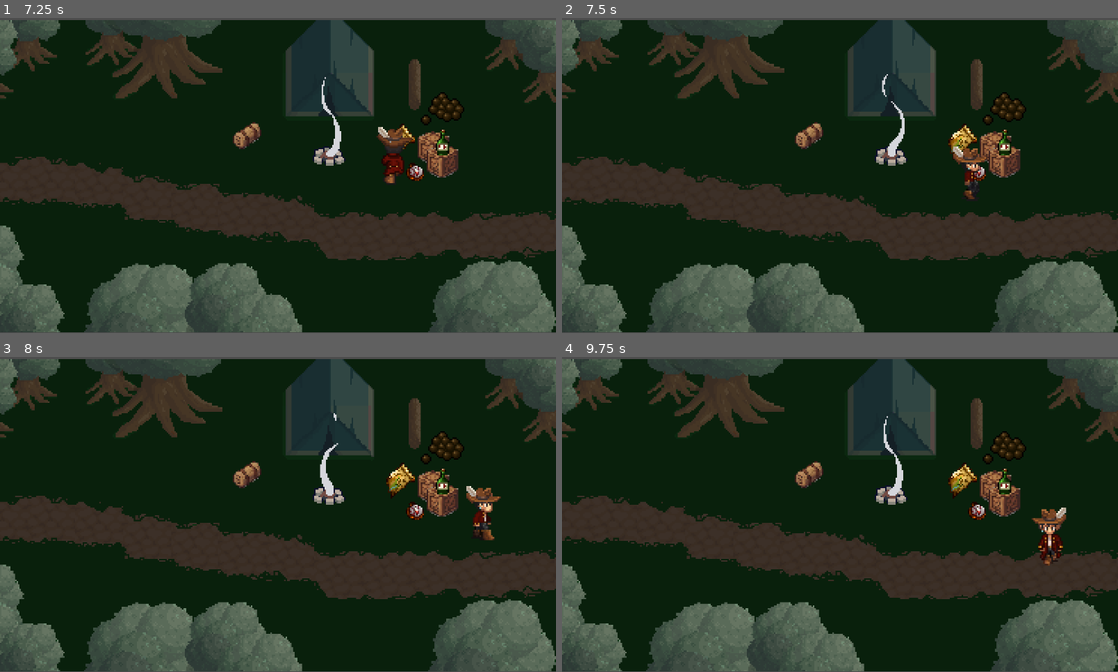
Above: before the commit, frames 1-4 (two rows, left to right).
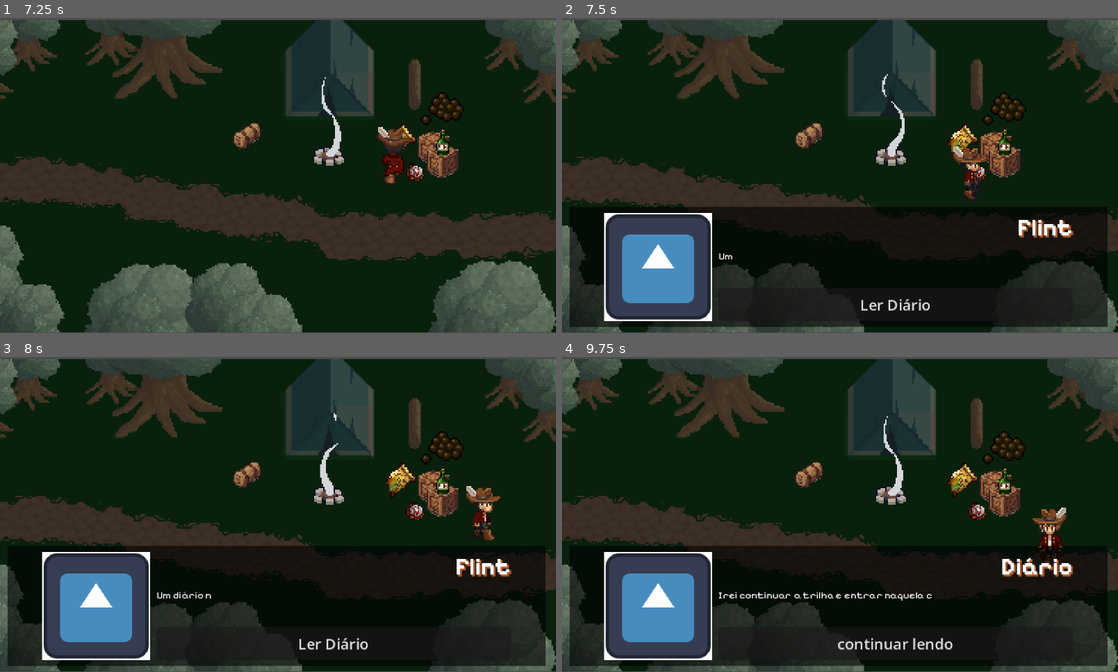
Above: after the commit, the same moments.

Repository: luuhkkj/Eyesland
Game: Godot game, scene res://Historia/Ato I/acampamento.tscn
The game is run twice, just before and just after one commit, with the same random seed, the same clock (stepped at 60 frames per second) and the same inputs. This scene is started directly instead of the project's main scene. The engine's default icon, where the game draws it, is replaced by a stand-in: a white triangle on a blue panel in a dark square.
Inputs (mouse positions are in pixels of both pictures, inside the frame that each line leads up to):
- Up to frame 1 (7.25 s): tap Enter (ui_accept) at 0.5, 0.77, 1.52, 3.02, 3.77, 4.52, 6.02, 6.77 s; hold D (right) 0.53-1.28 s; hold F (interagir) 0.53-1.28 s; hold S (down) 1.28-2.03 s; tap F (interagir) every 1.5 s from 1.35 to 5.85 s; hold D (right) 2.03-2.78 s; hold F (interagir) 2.03-2.78 s; hold W (up) 2.78-3.53 s; hold F (interagir) 3.53-4.28 s; hold A (left) 3.53-5.03 s; hold S (down) 5.03-5.78 s; hold F (interagir) 5.03-5.78 s; hold D (right) 5.78-6.53 s; hold W (up) from 6.53 s (still down); hold F (interagir) from 6.53 s (still down)
- Up to frame 2 (7.5 s): release W (up) at 7.28 s; release F (interagir) at 7.28 s; hold D (right) from 7.28 s (still down); tap F (interagir) at 7.35 s
- Up to frame 3 (8 s): keep holding D (right); tap Enter (ui_accept) at 7.52 s
- Up to frame 4 (9.75 s): release D (right) at 8 s; click (895, 643) at 8 s, where only the run after the commit has a clickable "Ler Diário"; click (895, 643) at 8.75 s, where only the run after the commit has a clickable "continuar lendo"; hold S (down) from 9.53 s (still down); hold F (interagir) from 9.53 s (still down)

Frame 1 is identical in both runs. In frame 2, 24% of the frame differs, in the area x 1-99%, y 59-99%; in frame 3, 24%; in frame 4, 24%.

Commit message:
dialogo no acampamento

Diff:
--- /dev/null
+++ b/Geral/colisoes/diario.gd
@@ -0,0 +1,68 @@
+extends Node2D # Pode ser CharacterBody2D dependendo de como você criou o Balconista
+
+var jogador_na_area = false
+# Escuta os comandos do teclado o tempo todo
+func _unhandled_input(event):
+	# Se o jogador estiver na área E apertar a tecla configurada como "interagir" (F)
+	if jogador_na_area and event.is_action_pressed("interagir"):
+		iniciar_conversa()
+
+func _on_interactive_body_entered(body: Node2D) -> void:
+	# Verifica se quem entrou foi o jogador (ajuste "Player" se o seu nó tiver outro nome)
+	if body.name == "Player":
+		jogador_na_area = true
+
+
+func _on_interactive_body_exited(body: Node2D) -> void:
+	if body.name == "Player":
+		jogador_na_area = false
+
+func iniciar_conversa():
+	# 1. Primeiro criamos a variável com os textos e escolhas
+	var falas_teste = {
+		0: {
+			"title": "Flint",
+			"dialog": "Um diário no meio dessa floresta?",
+			"faceset": "res://icon.svg",
+			"choices": [
+				{"text": "Ler Diário", "next_id": 1},
+
+			]
+		},
+		1: {
+			"title": "Diario",
+			"dialog": "Já faz dias que meu barco quebrou nessa ilha, não aguento mais esperar ajuda",
+			"faceset": "res://icon.svg",
+			"choices": [
+				{"text": "continuar lendo", "next_id": 2},
+
+				]
+
+		},
+		2: {
+			"title": "Diário",
+			"dialog": "Irei continuar a trilha e entrar naquela caverna",
+			"faceset": "res://icon.svg",
+			"choices": [
+				{"text": "continuar lendo", "next_id": 3},
+			]
+
+		},
+		3: {
+			"title": "Diário",
+			"dialog": "Tem que ter alguma saída desse inferno
+
+
+			clique em espaço para sair",
+			"faceset": "res://icon.svg",
+
+			"end": true
+		}
+
+	}
+
+	# 2. Depois enviamos a variável para a interface e mandamos abrir
+	DialogScreen.data = falas_teste
+	DialogScreen._id = 0
+	DialogScreen.show()
+	DialogScreen._initialize_dialog()
--- /dev/null
+++ b/Geral/color_rect.gd
@@ -0,0 +1,11 @@
+extends ColorRect
+
+
+# Called when the node enters the scene tree for the first time.
+func _ready() -> void:
+	pass # Replace with function body.
+
+
+# Called every frame. 'delta' is the elapsed time since the previous frame.
+func _process(delta: float) -> void:
+	pass
--- a/Historia/Ato I/Cenariopraia.tscn
+++ b/Historia/Ato I/Cenariopraia.tscn
@@ -76,7 +76,7 @@
 autoplay = &"Ondas"
 
 [node name="Player" parent="." unique_id=1088497943 instance=ExtResource("2_skl61")]
-position = Vector2(150, 116)
+position = Vector2(155, 117)
 
 [node name="Camera2D" type="Camera2D" parent="Player" unique_id=61989052]
 zoom = Vector2(1.1, 1.1)
@@ -86,5 +86,6 @@
 limit_bottom = 213
 
 [node name="MenudePausa" parent="." unique_id=1465818022 instance=ExtResource("5_ew0iv")]
+visible = false
 
 [editable path="Doors/Door_"]
--- a/Historia/Ato I/acampamento.tscn
+++ b/Historia/Ato I/acampamento.tscn
@@ -5,6 +5,8 @@
 [ext_resource type="PackedScene" uid="uid://cdcq8qjuagt7x" path="res://Geral/Elementos/Porta.tscn" id="3_xo376"]
 [ext_resource type="Texture2D" uid="uid://bqq375y75em3v" path="res://Cenarios/pedaço da fogueira.png" id="4_q6kpn"]
 [ext_resource type="PackedScene" uid="uid://c73f5h8e5u6po" path="res://Geral/ScriptGeral/menude_pause.tscn" id="5_q6kpn"]
+[ext_resource type="Script" uid="uid://cb473wo0ye2g1" path="res://Geral/colisoes/diario.gd" id="6_euavb"]
+[ext_resource type="Script" uid="uid://bows0kdtt63lh" path="res://Geral/color_rect.gd" id="7_xjrgw"]
 
 [sub_resource type="TileSetAtlasSource" id="TileSetAtlasSource_3kv7c"]
 texture = ExtResource("1_mv2hs")
@@ -2102,6 +2104,63 @@
 &"RESET": SubResource("Animation_q6kpn")
 }
 
+[sub_resource type="RectangleShape2D" id="RectangleShape2D_xjrgw"]
+size = Vector2(44, 44)
+
+[sub_resource type="Animation" id="Animation_4od8a"]
+length = 0.001
+tracks/0/type = "value"
+tracks/0/imported = false
+tracks/0/enabled = true
+tracks/0/path = NodePath(".:modulate")
+tracks/0/interp = 1
+tracks/0/loop_wrap = true
+tracks/0/keys = {
+"times": PackedFloat32Array(0),
+"transitions": PackedFloat32Array(1),
+"update": 0,
+"values": [Color(1, 1, 1, 0)]
+}
+
+[sub_resource type="Animation" id="Animation_nhy10"]
+resource_name = "notshine"
+length = 0.5
+tracks/0/type = "value"
+tracks/0/imported = false
+tracks/0/enabled = true
+tracks/0/path = NodePath(".:modulate")
+tracks/0/interp = 1
+tracks/0/loop_wrap = true
+tracks/0/keys = {
+"times": PackedFloat32Array(0, 0.5),
+"transitions": PackedFloat32Array(1, 1),
+"update": 0,
+"values": [Color(1, 1, 1, 0.5529412), Color(1, 1, 1, 0)]
+}
+
+[sub_resource type="Animation" id="Animation_6h5lb"]
+resource_name = "shine"
+length = 0.5
+tracks/0/type = "value"
+tracks/0/imported = false
+tracks/0/enabled = true
+tracks/0/path = NodePath(".:modulate")
+tracks/0/interp = 1
+tracks/0/loop_wrap = true
+tracks/0/keys = {
+"times": PackedFloat32Array(0, 0.5),
+"transitions": PackedFloat32Array(1, 1),
+"update": 0,
+"values": [Color(1, 1, 1, 0), Color(1, 1, 1, 0.5529412)]
+}
+
+[sub_resource type="AnimationLibrary" id="AnimationLibrary_s82s5"]
+_data = {
+&"RESET": SubResource("Animation_4od8a"),
+&"notshine": SubResource("Animation_nhy10"),
+&"shine": SubResource("Animation_6h5lb")
+}
+
 [node name="Acampamento" type="Node2D" unique_id=2131497574]
 
 [node name="acampamento" type="TileMap" parent="." unique_id=1516709133]
@@ -2141,5 +2200,32 @@
 limit_bottom = 207
 
 [node name="MenudePausa" parent="." unique_id=1465818022 instance=ExtResource("5_q6kpn")]
+visible = false
+
+[node name="Dialogodiario" type="Node2D" parent="." unique_id=228226743]
+position = Vector2(278, 83)
+script = ExtResource("6_euavb")
+
+[node name="Interactive" type="Area2D" parent="Dialogodiario" unique_id=1730519460]
+position = Vector2(-6, 5)
+disable_mode = 2
+
+[node name="Diario" type="CollisionShape2D" parent="Dialogodiario/Interactive" unique_id=1271537895]
+position = Vector2(1, -6)
+shape = SubResource("RectangleShape2D_xjrgw")
+
+[node name="ColorRect" type="ColorRect" parent="Dialogodiario" unique_id=358951555]
+modulate = Color(1, 1, 1, 0)
+offset_left = -8.0
+offset_top = -13.0
+offset_right = 12.0
+offset_bottom = 10.0
+script = ExtResource("7_xjrgw")
+
+[node name="AnimationPlayer" type="AnimationPlayer" parent="Dialogodiario/ColorRect" unique_id=1129361581]
+libraries/ = SubResource("AnimationLibrary_s82s5")
+
+[connection signal="body_entered" from="Dialogodiario/Interactive" to="Dialogodiario" method="_on_interactive_body_entered"]
+[connection signal="body_exited" from="Dialogodiario/Interactive" to="Dialogodiario" method="_on_interactive_body_exited"]
 
 [editable path="Doors/Door_p"]
--- a/Historia/Prologo/Taverna.tscn
+++ b/Historia/Prologo/Taverna.tscn
@@ -1468,6 +1468,7 @@
 position = Vector2(-24, -53)
 
 [node name="MenudePausa" parent="." unique_id=1465818022 instance=ExtResource("6_xuhr5")]
+visible = false
 
 [node name="Musica" type="AudioStreamPlayer" parent="." unique_id=1756881310]
 stream = ExtResource("8_4bknw")
--- a/Historia/Prologo/porto.tscn
+++ b/Historia/Prologo/porto.tscn
@@ -2182,10 +2182,9 @@
 destination_door_tag = "w"
 
 [node name="CollisionShape2D" parent="Doors2/Door_" index="0" unique_id=1274858101]
-visible = false
+position = Vector2(-2, 1)
 
 [node name="Spawn" parent="Doors2/Door_" index="1" unique_id=1965571795]
-visible = false
 position = Vector2(-41, -1)
 
 [node name="Pescador" type="Sprite2D" parent="." unique_id=1320849199]
@@ -2199,6 +2198,7 @@
 autoplay = &"Pescador"
 
 [node name="MenudePausa" parent="." unique_id=1465818022 instance=ExtResource("6_ywjqi")]
+visible = false
 
 [editable path="Doors/Door"]
 [editable path="Doors2/Door_"]
Not shown, added: Geral/colisoes/diario.gd.uid
Not shown, added: Geral/color_rect.gd.uid
